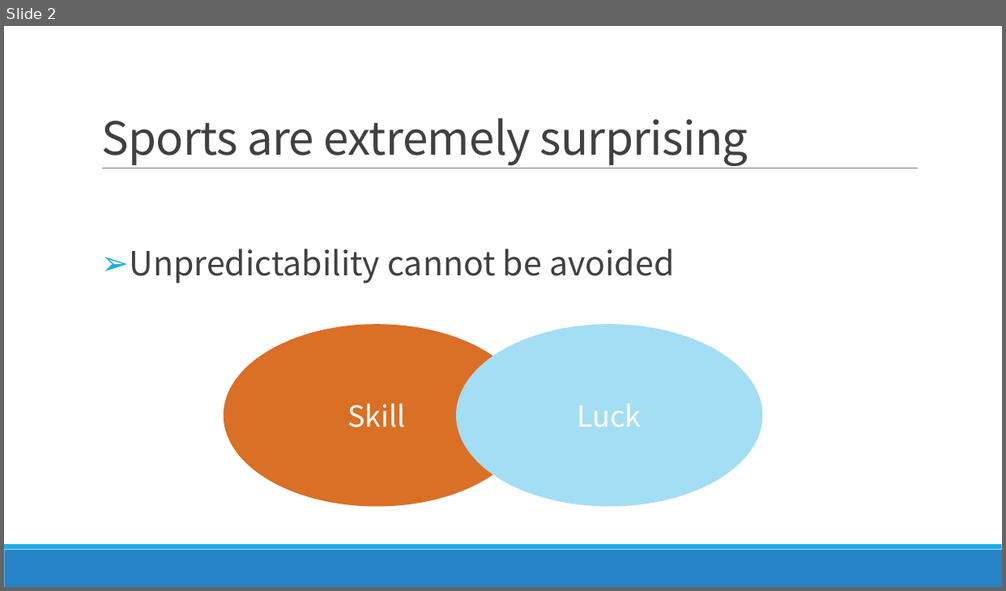
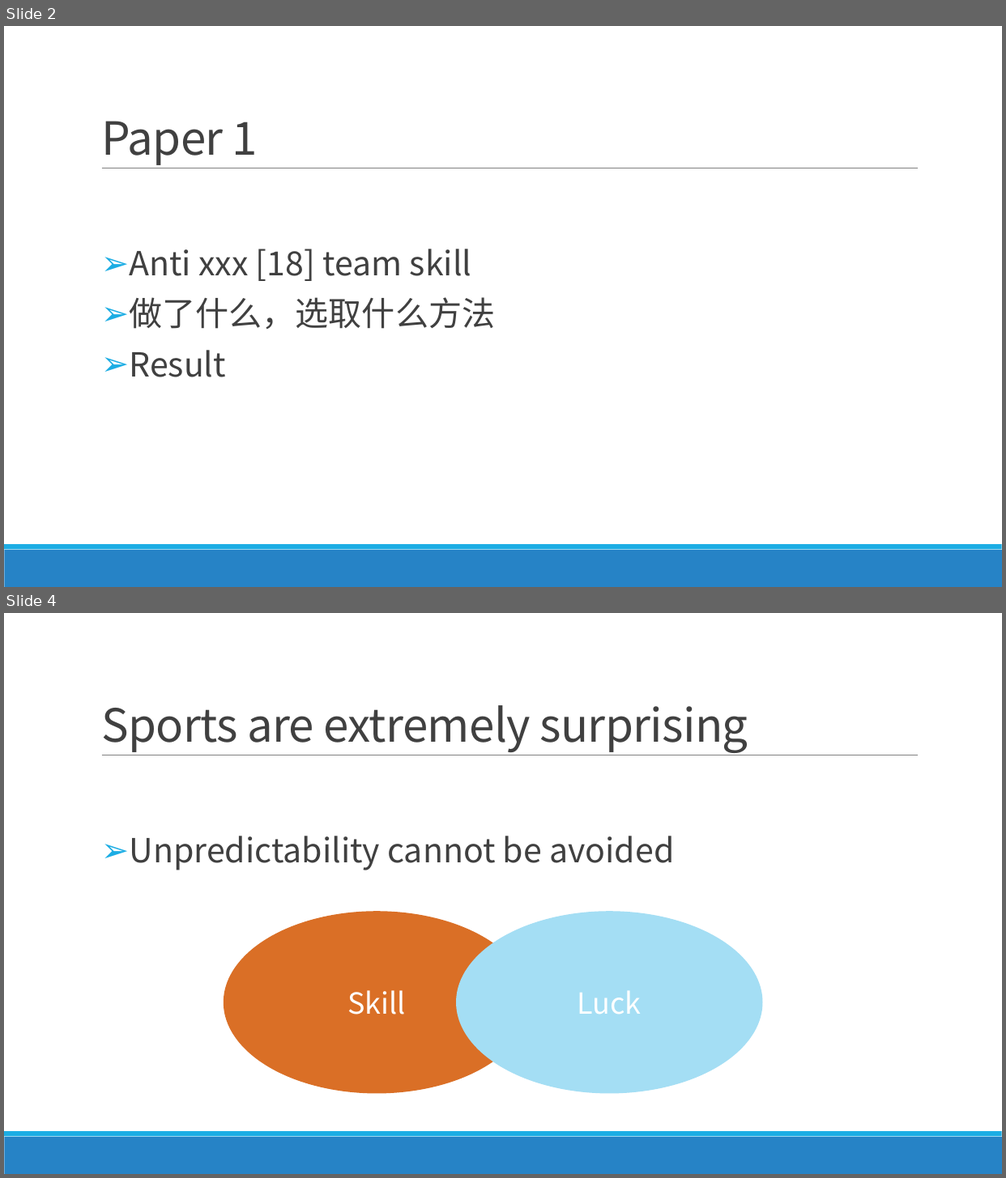
Before and after one commit to FindNorthStar/DataMining, a slide deck: homework_1/Luck is Hard to Beat The Difficulty of Sports Prediction.pptx. Shown one above the other, each under a label of ours: slide 2 before the commit, slides 2 and 4 after it; the slides between them are not shown. The pictures are 1006x591 and 1006x1178 pixels, drawn with LibreOffice and Linux fonts; fonts in the diff are those of the drawing. Boxes give left, top, right and bottom in pixels: in the first picture for what was removed or moved away, otherwise in the second. Text is boxed around its words. In the diff, an @@ line names an element or a change of style, - is before the commit and + after.

```diff
--- a/homework_1/Luck is Hard to Beat The Difficulty of Sports Prediction.pptx
+++ b/homework_1/Luck is Hard to Beat The Difficulty of Sports Prediction.pptx
@@ slide 2 added at [4, 26, 1002, 587], background #FFFFFF; not listed: 3 template elements that a slide beside it also shows @@
@@ title added at [101, 121, 258, 165], 44 pt, text #404040 @@
+Paper 1
@@ text added at [129, 249, 495, 378], 32 pt, text #404040 @@
+➢ Anti xxx [18] team skill
+➢ 做了什么，选取什么方法
+➢ Result
@@ what was slide 2 is now slide 4 @@
```
Also in this commit, not shown: 1 slide changed, 1 other slide added.
